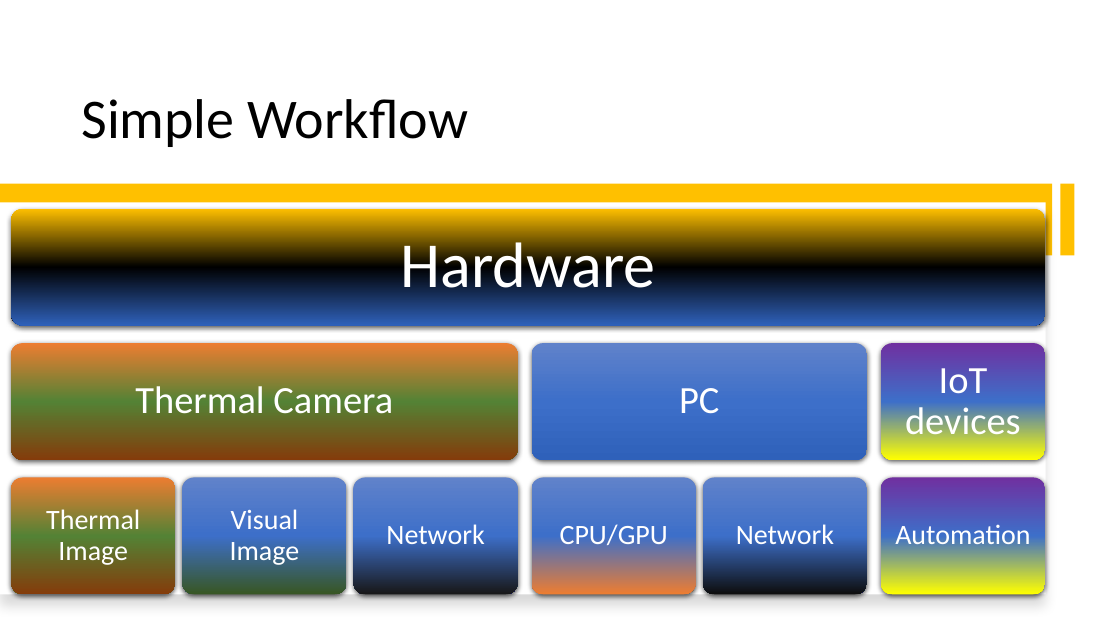
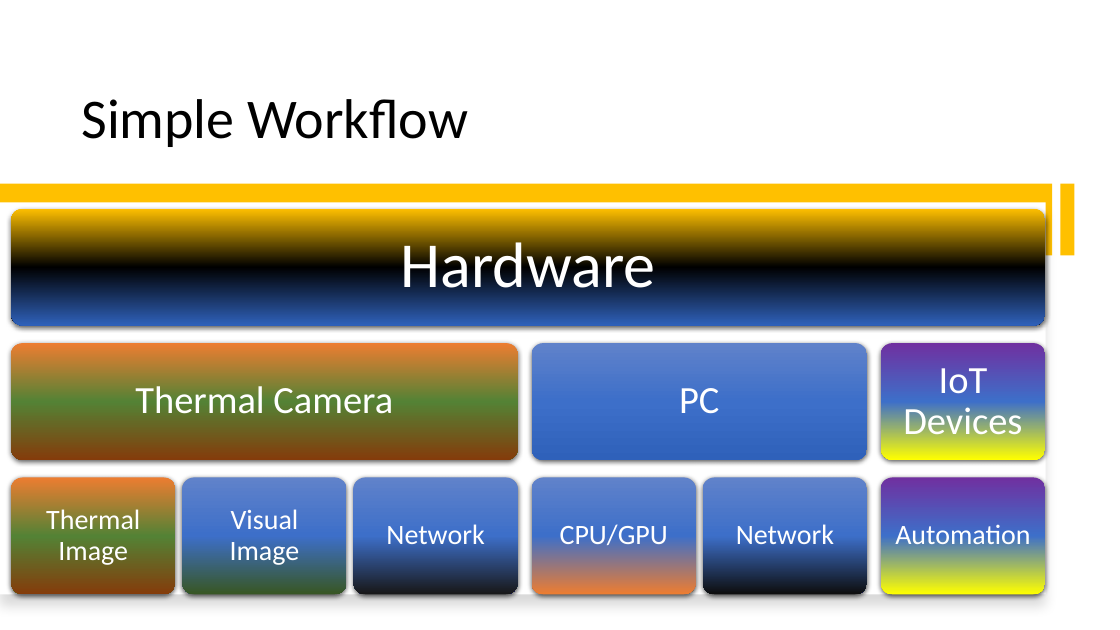
Before and after one commit to smarttommyau/aiot_bedroom, a slide deck: slide 9 of project_documents/P21_pitching_deck_AIoT Bedroom.pptx. Drawn at 1120x630 pixels with LibreOffice and Linux fonts; fonts in the diff are those of the drawing. Boxes give left, top, right and bottom in pixels: in the first picture for what was removed or moved away, otherwise in the second. Text is boxed around its words. In the diff, an @@ line names an element or a change of style, - is before the commit and + after.

```diff
--- a/project_documents/P21_pitching_deck_AIoT Bedroom.pptx
+++ b/project_documents/P21_pitching_deck_AIoT Bedroom.pptx
@@ text at [903, 368, 1022, 444]: text changed @@
-IoT devices
+IoT Devices
```
Also in this commit, not shown: 7 other slides changed, 13 slides added.
